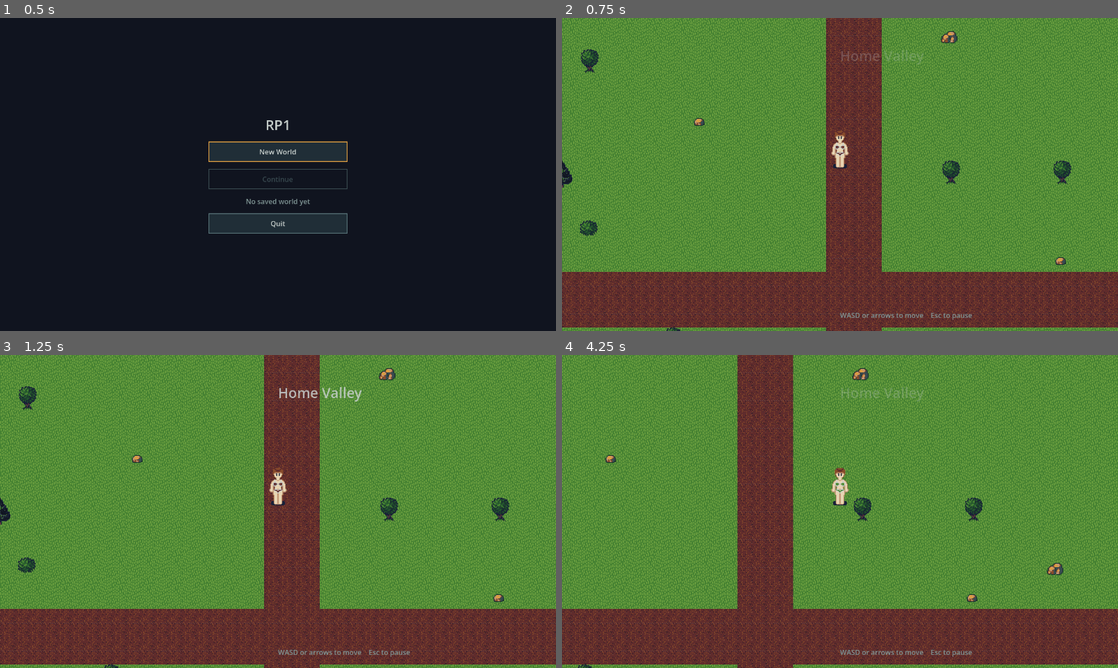
Above: before the commit, frames 1-4 (two rows, left to right).
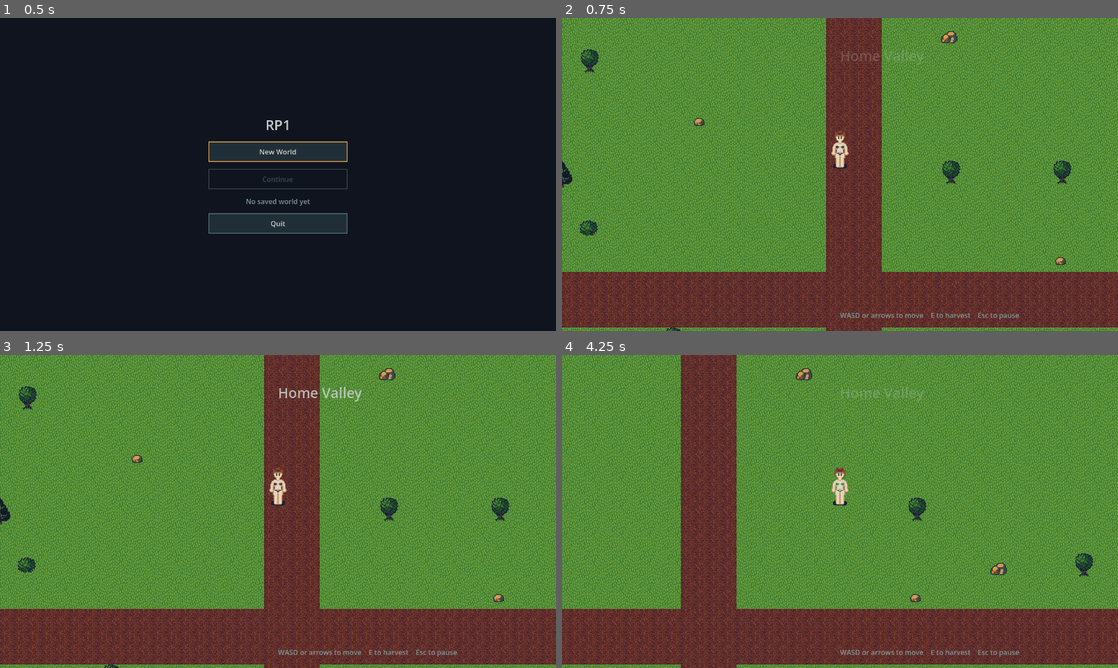
Above: after the commit, the same moments.

Repository: HuyNguyen260398/rp1
Game: Godot game, scene res://scenes/main.tscn
The game is run twice, just before and just after one commit, with the same random seed, the same clock (stepped at 60 frames per second) and the same inputs.
Inputs (mouse positions are in pixels of both pictures, inside the frame that each line leads up to):
- Up to frame 1 (0.5 s): no input
- Up to frame 2 (0.75 s): click "New World" at 0.5 s
- Up to frame 3 (1.25 s): no input
- Up to frame 4 (4.25 s): tap Enter at 1.25 s; move the mouse to (962, 495) at 1.27 s; hold D (move_right) 1.28-2 s; hold E (interact, bound only after the commit) 1.28-2 s; click (962, 495) at 1.42 s; drag from (728, 527) to (812, 574) at 2.02 s; tap Space at 2.75 s; move the mouse to (895, 442) at 2.77 s; hold D (move_right) 2.78-3.5 s; hold Shift 2.78-3.5 s; tap E (interact, bound only after the commit) at 3.05 s; drag from (812, 574) to (673, 464) at 3.52 s

Frame 1 is identical in both runs. In frame 2, 0.1% of the frame differs, in the area x 67-83%, y 94-97%; in frame 3, 0.1%; in frame 4, 52%, in the area x 0-100%, y 0-100%.

Commit message:
feat: E harvests the tile the player faces
Scripted run, not a hand run: the real main scene driven with real key
events in two separate headless processes, against a throwaway save
root so the developer's world at user://saves/home was not touched.
1. New World, stood below the first harvestable, E: printed "RP1
   harvested oak_tree: wood +4 (now 4)"; the tile was empty and walkable.
2. E again at the now-empty tile: nothing credited, count stayed 4.
3. Esc, E at a rock: nothing harvested while paused. Esc, E: printed
   "RP1 harvested rock_large: stone +4 (now 4)".
4. Quit to menu: saved, back at the menu.
5. New process, Continue: (18, 0) and (41, 0) still empty, wood 4 and
   stone 4 still counted, and inventory.json on disk read the same.
Not yet seen in a window by a person.

Co-Authored-By: Claude Opus 5.5 <noreply@anthropic.com>

Diff:
--- a/project.godot
+++ b/project.godot
@@ -55,6 +55,12 @@
 , Object(InputEventJoypadButton,"resource_local_to_scene":false,"resource_name":"","device":-1,"button_index":6,"pressure":0.0,"pressed":false,"script":null)
 ]
 }
+interact={
+"deadzone": 0.2,
+"events": [Object(InputEventKey,"resource_local_to_scene":false,"resource_name":"","device":-1,"window_id":0,"alt_pressed":false,"shift_pressed":false,"ctrl_pressed":false,"meta_pressed":false,"pressed":false,"keycode":0,"physical_keycode":69,"key_label":0,"unicode":0,"location":0,"echo":false,"script":null)
+, Object(InputEventJoypadButton,"resource_local_to_scene":false,"resource_name":"","device":-1,"button_index":0,"pressure":0.0,"pressed":false,"script":null)
+]
+}
 debug_place={
 "deadzone": 0.2,
 "events": [Object(InputEventKey,"resource_local_to_scene":false,"resource_name":"","device":-1,"window_id":0,"alt_press …(190 unchanged characters)…
--- a/src/presentation/main.gd
+++ b/src/presentation/main.gd
@@ -15,6 +15,7 @@
 
 var _registry: ContentRegistry = null
 var _session: GameSession = null
+var _harvest: HarvestSystem = null
 var _world: World = null
 var _ui: CanvasLayer = null
 var _main_menu: MainMenu = null
@@ -55,6 +56,9 @@
 	_audio_director.set_muted(_settings.muted)
 
 	_session = GameSession.new()
+
+	_harvest = HarvestSystem.new()
+	_harvest.rng.randomize()
 
 	_ui = CanvasLayer.new()
 	_ui.name = "UI"
@@ -209,6 +213,7 @@
 	_world = World.new()
 	_world.name = "World"
 	add_child(_world)
+	_world.interact_requested.connect(_on_interact_requested)
 	for e: String in _world.build(_registry, result):
 		push_error(e)
 
@@ -225,6 +230,23 @@
 	_session.adopt_player(_world.player_entity_id)
 	_main_menu.visible = false
 	_set_paused(false)
+
+
+## The world said which tile the player reached for; this decides what
+## that means. Until build mode it means one thing: harvest it. A refusal
+## is silence -- there was nothing to take -- unless the content itself
+## is wrong, which is worth an error.
+func _on_interact_requested(tile: Vector2i) -> void:
+	if _world == null or _session.zone == null:
+		return
+	var result: HarvestResult = _harvest.harvest(
+		_session.zone, tile, _session.inventory, _registry)
+	if result.ok:
+		print("RP1 harvested %s: %s +%d (now %d)" % [
+			result.object_id, result.item_id, result.amount,
+			_session.inventory.count_of(result.item_id)])
+	elif result.reason == HarvestResult.BAD_YIELD:
+		push_error("harvest refused: %s" % result.detail)
 
 
 func _on_quit_to_menu() -> void:
--- a/src/presentation/world.gd
+++ b/src/presentation/world.gd
@@ -6,6 +6,12 @@
 ## whether that zone was authored for a new world or decoded from a save.
 ## Everything here was main.gd's _ready() before Phase 5 gave main.gd a
 ## menu to show first.
+
+## Emitted when the player presses interact, carrying the tile they face.
+## The world only says where. What interacting there means is the
+## router's decision -- Stage 2 design 3.5: presentation emits, the
+## router decides -- so no presentation node writes to the Zone for it.
+signal interact_requested(tile: Vector2i)
 
 var zone: Zone = null
 var player_entity_id: int = EntityStore.INVALID_ID
@@ -142,6 +148,11 @@
 
 ## World is PROCESS_MODE_PAUSABLE, so this is not heard while paused.
 func _unhandled_input(event: InputEvent) -> void:
+	if event.is_action_pressed("interact"):
+		get_viewport().set_input_as_handled()
+		if zone != null and zone.entities.has(player_entity_id):
+			interact_requested.emit(_player_facing_tile())
+		return
 	if event.is_action_pressed("debug_place"):
 		get_viewport().set_input_as_handled()
 		_debug_place_wall()
--- a/src/ui/controls_hint.gd
+++ b/src/ui/controls_hint.gd
@@ -1,6 +1,6 @@
 class_name ControlsHint
 extends Control
-## WASD / Esc, once per player, ever.
+## WASD / E / Esc, once per player, ever.
 ##
 ## Exists for the clean-machine test, where there is nobody to ask which
 ## keys move. Whether it has been shown is settings.json's business; this
@@ -17,7 +17,7 @@
 	mouse_filter = Control.MOUSE_FILTER_IGNORE
 
 	_label = Label.new()
-	_label.text = "WASD or arrows to move    Esc to pause"
+	_label.text = "WASD or arrows to move    E to harvest    Esc to pause"
 	_label.add_theme_color_override("font_color", UiTheme.TEXT_DIM)
 	_label.horizontal_alignment = HORIZONTAL_ALIGNMENT_CENTER
 	_label.set_anchors_and_offsets_preset(Control.PRESET_CENTER_BOTTOM)
--- a/tests/test_input_map.gd
+++ b/tests/test_input_map.gd
@@ -38,3 +38,21 @@
 		if event is InputEventKey and (event as InputEventKey).physical_keycode == KEY_G:
 			found = true
 	assert_true(found, "debug_grant is not bound to G")
+
+
+func test_the_interact_action_is_bound_to_e() -> void:
+	assert_true(InputMap.has_action("interact"))
+	var found: bool = false
+	for event: InputEvent in InputMap.action_get_events("interact"):
+		if event is InputEventKey and (event as InputEventKey).physical_keycode == KEY_E:
+			found = true
+	assert_true(found, "interact is not bound to E")
+
+
+func test_the_interact_action_is_bound_to_a_gamepad_button() -> void:
+	# A real action, not a debug one: it gets a gamepad binding like pause.
+	var found: bool = false
+	for event: InputEvent in InputMap.action_get_events("interact"):
+		if event is InputEventJoypadButton:
+			found = true
+	assert_true(found, "interact has no gamepad binding")
